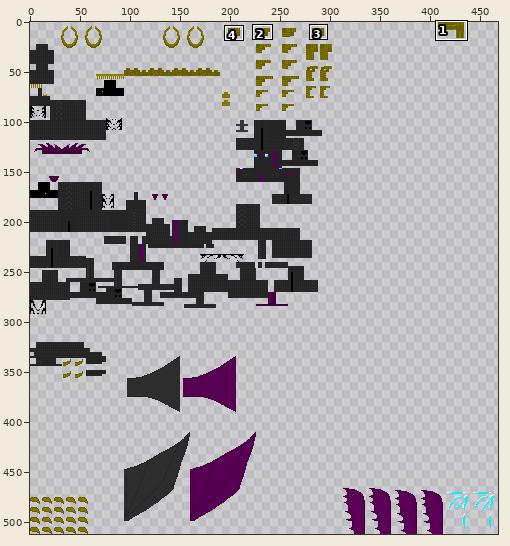
Sprite sheet: src/test/resources/NKevinVI_adult.png. The picture above shows the old version from afar; the outline marks the close-up.
Close-up. Old version:
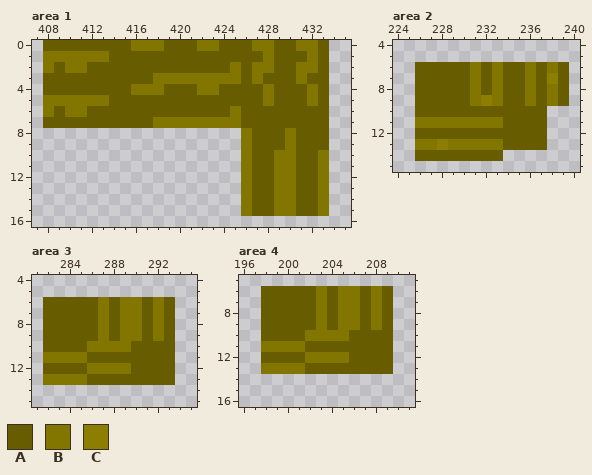
The file is 512x512 pixels. Colours within 5 levels of each other are drawn and written as one. Shown: area 1: x 407..435, y 0..16; area 2: x 224..240, y 4..15; area 3: x 281..295, y 4..15; area 4: x 196..211, y 5..16. The wide view leaves out empty margins. The commit also changed other parts of the picture, which this record leaves out.
Palette (. is transparent): A #675d00  B #827600  C #8b7e00
After:
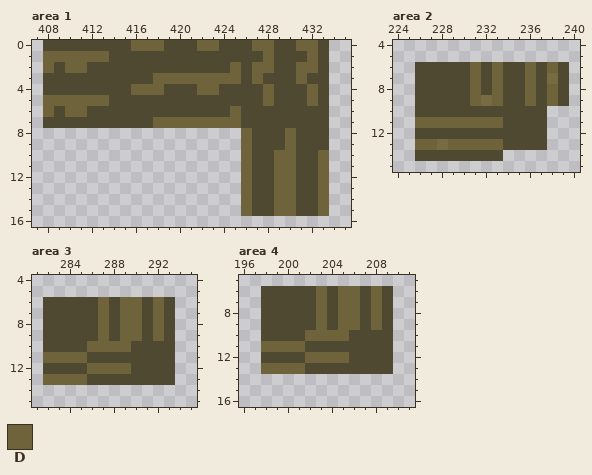
Colours new in this view: D #6f633b
Diff:
colour A: #675d00 -> #4f4932
colour C: #8b7e00 -> #776b43
Area 1:
y 0: x 416..418 BBB -> DDD; x 422..423 BB -> DD; x 427..428 BB -> DD; x 431..432 BB -> DD
y 1: x 408..413 BBBBBB -> DDDDDD; x 428 B -> D; x 432 B -> D
y 2: x 408 B -> D; x 410..411 BB -> DD; x 425 B -> D; x 427..428 BB -> DD; x 431..432 BB -> DD
y 3: x 418..425 BBBBBBBB -> DDDDDDDD; x 427 B -> D; x 431 B -> D
y 4: x 416..418 BBB -> DDD; x 422..423 BB -> DD; x 428 B -> D; x 432 B -> D
y 5: x 408..413 BBBBBB -> DDDDDD; x 428 B -> D; x 432 B -> D
y 6: x 408 B -> D; x 410..411 BB -> DD; x 425 B -> D
y 7: x 418..425 BBBBBBBB -> DDDDDDDD
y 8..9: x 426 B -> D; x 430 B -> D
y 10..15: x 426 B -> D; x 429..430 BB -> DD; x 433 B -> D
Area 2:
y 6: x 231 B -> D; x 233 B -> D; x 236 B -> D; x 238 B -> D
y 7: x 231 B -> D; x 233 B -> D; x 236 B -> D
y 8..9: x 231 B -> D; x 233 B -> D; x 236 B -> D; x 238 B -> D
y 11: x 226..233 BBBBBBBB -> DDDDDDDD
y 13: x 226..227 BB -> DD; x 229..233 BBBBB -> DDDDD
Area 3:
y 6..9: x 287 B -> D; x 289..290 BB -> DD; x 292 B -> D
y 10: x 286..289 BBBB -> DDDD
y 11: x 282..285 BBBB -> DDDD
y 12: x 286..289 BBBB -> DDDD
y 13: x 282..285 BBBB -> DDDD
Area 4:
y 6..9: x 203 B -> D; x 205..206 BB -> DD; x 208 B -> D
y 10: x 202..205 BBBB -> DDDD
y 11: x 198..201 BBBB -> DDDD
y 12: x 202..205 BBBB -> DDDD
y 13: x 198..201 BBBB -> DDDD
Pixel boxes of the changes (left, top, right, bottom) in both close-ups:
changed: (43, 40, 329, 216)
changed: (415, 62, 569, 161)
changed: (43, 297, 175, 385)
changed: (261, 286, 393, 374)
